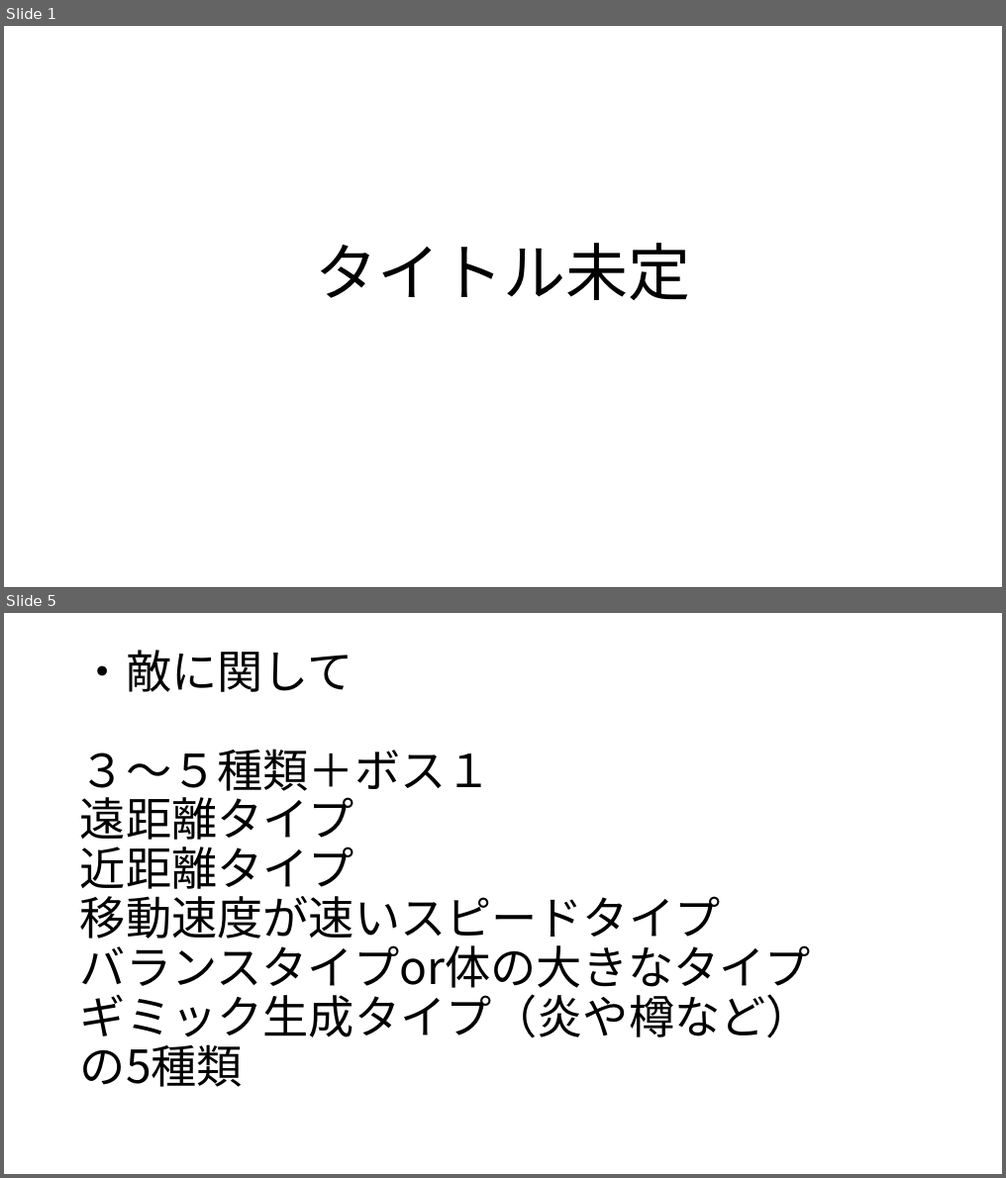
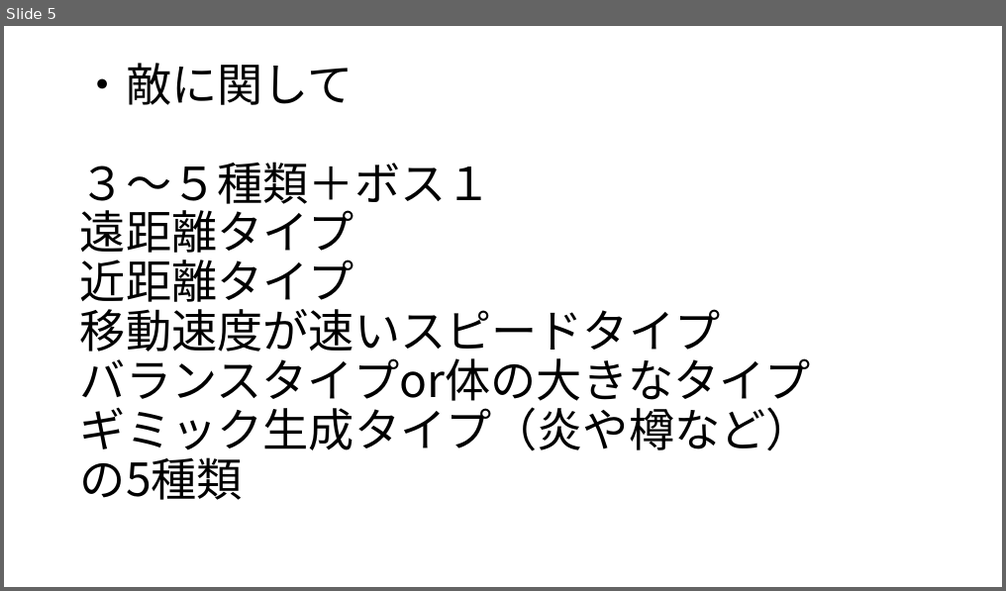
Before and after one commit to GCLUC2019/GameProject, a slide deck: Fukuyama/ゲームキャンプ企画書.pptx. Shown one above the other, each under a label of ours: slides 1 and 5 before the commit, slide 5 after it; the slides between them are not shown. The pictures are 1006x1178 and 1006x591 pixels, drawn with LibreOffice and Linux fonts; fonts in the diff are those of the drawing. Boxes give left, top, right and bottom in pixels: in the first picture for what was removed or moved away, otherwise in the second. Text is boxed around its words. In the diff, an @@ line names an element or a change of style, - is before the commit and + after.

```diff
--- a/Fukuyama/ゲームキャンプ企画書.pptx
+++ b/Fukuyama/ゲームキャンプ企画書.pptx
@@ slide 1 removed at box(4, 26, 1002, 587), background #FFFFFF @@
@@ title removed at box(316, 243, 690, 300) @@
-タイトル未定
```
Also in this commit, not shown: 3 slides changed, 2 slides added.
